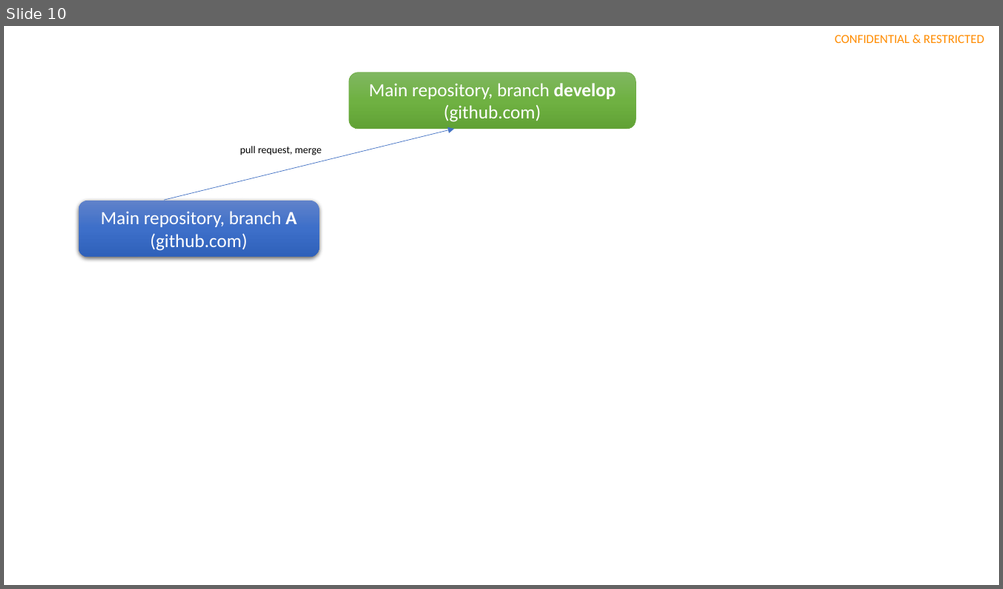
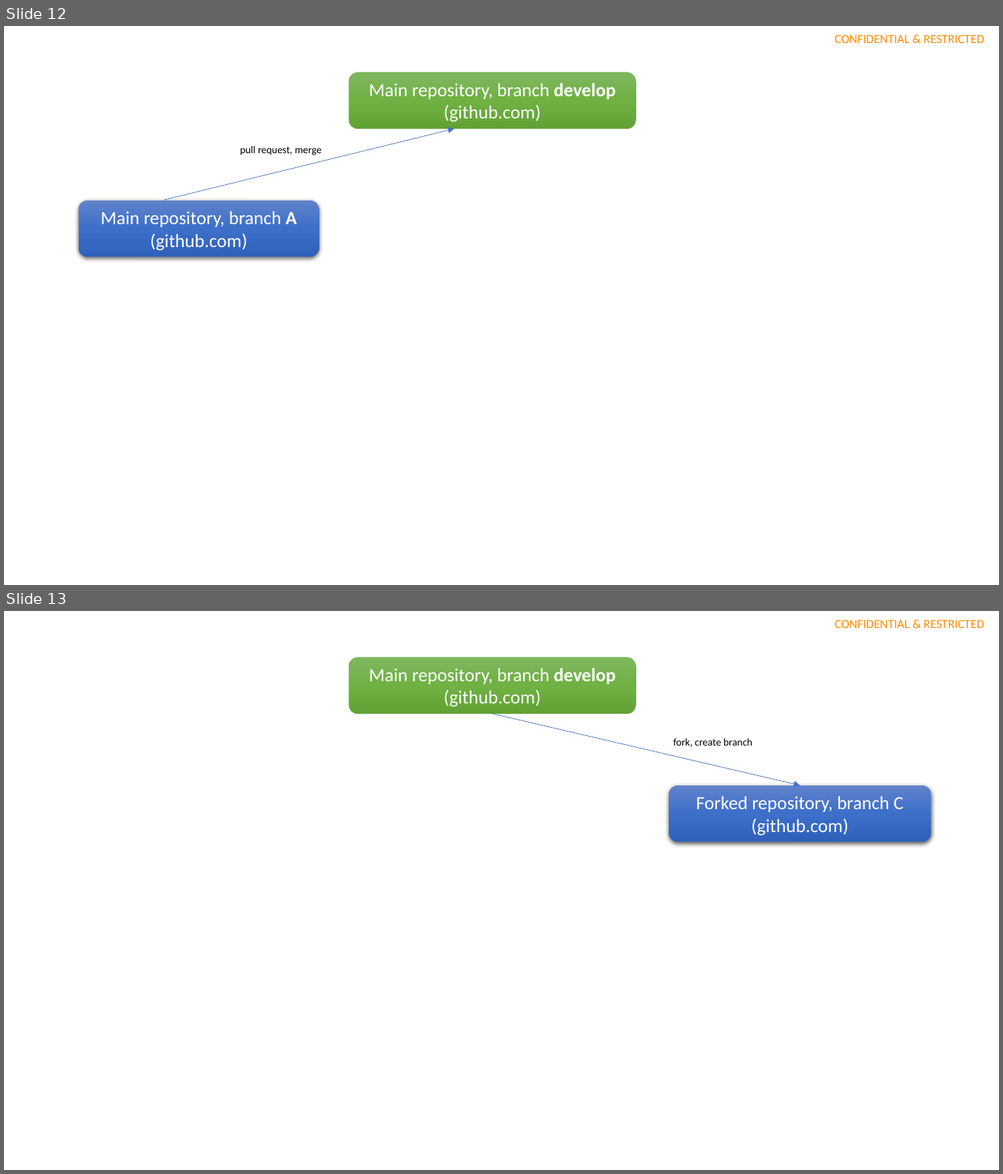
Before and after one commit to inf301trainer/Training, a slide deck: assets/courses/INF301-EngineeringToolsInSoftwareDevelopment/Module2-Git/assets/slides/Slide.pptx. Shown one above the other, each under a label of ours: slide 10 before the commit, slides 12 and 13 after it. The pictures are 1003x589 and 1003x1174 pixels, drawn with LibreOffice and Linux fonts; fonts in the diff are those of the drawing. Boxes give left, top, right and bottom in pixels: in the first picture for what was removed or moved away, otherwise in the second. Text is boxed around its words. In the diff, an @@ line names an element or a change of style, - is before the commit and + after.

```diff
--- a/assets/courses/INF301-EngineeringToolsInSoftwareDevelopment/Module2-Git/assets/slides/Slide.pptx
+++ b/assets/courses/INF301-EngineeringToolsInSoftwareDevelopment/Module2-Git/assets/slides/Slide.pptx
@@ slide 13 added at bbox=[4, 611, 999, 1170], background #FFFFFF; not listed: 1 template element that a slide beside it also shows @@
@@ rounded rectangle added at bbox=[349, 658, 635, 714], fill gradient #81B861 to #6FB242 to #62A336, outline #70AD47 0.5 pt, 18 pt, text #FFFFFF @@
+Main repository, branch develop
+(github.com)
@@ arrow added from (492, 714) to (800, 786), #4472C4 0.5 pt @@
@@ text added at bbox=[673, 738, 752, 747], 10 pt, text #000000 @@
+fork, create branch
@@ rounded rectangle added at bbox=[669, 786, 930, 843], fill gradient #6183CB to #3E70CA to #3062BB, 18 pt, text #FFFFFF @@
+Forked repository, branch C
+(github.com)
@@ what was slide 10 is now slide 12 @@
```
Also in this commit, not shown: 2 other slides added, 3 other files.
